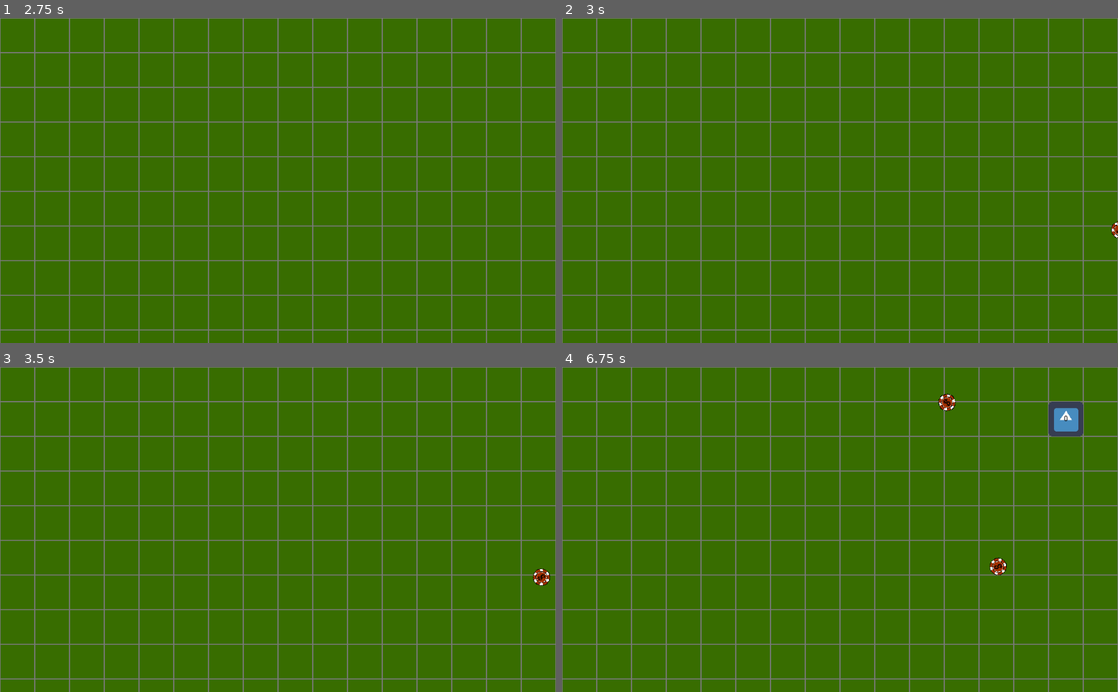
Above: before the commit, frames 1-4 (two rows, left to right).
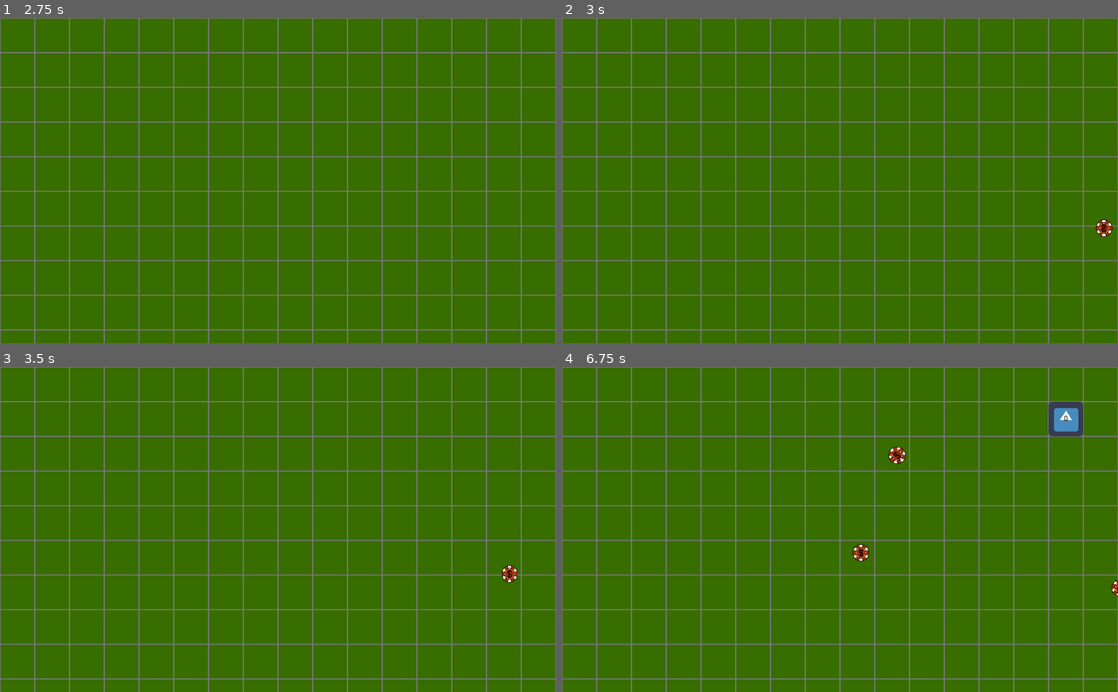
Above: after the commit, the same moments.

Repository: ConnorWhalen/gmtk2022
Game: Godot game, scene res://scenes/Main.tscn
Same seed, same stepped clock (60 frames per second), same inputs: the game is played once before the commit and once after it. The engine's default icon, where the game draws it, is replaced by a stand-in: a white triangle on a blue panel in a dark square.
Inputs:
- Up to frame 1 (2.75 s): tap Enter (ui_accept) at 0.5, 0.77, 1.25, 1.52, 2 s
- Up to frame 2 (3 s): tap Enter (ui_accept) at 2.75 s
- Up to frame 3 (3.5 s): tap Enter (ui_accept) at 3.02 s
- Up to frame 4 (6.75 s): tap Enter (ui_accept) at 3.77, 4.52, 6.02 s

Frame 1 is identical in both runs. In frame 2, 0.2% of the frame differs, in the area x 96-100%, y 61-68%; in frame 3, 0.3%; in frame 4, 0.6%, in the area x 52-100%, y 8-71%.

Commit message:
add spinning chips

Diff:
--- a/scenes/Chip.gd
+++ b/scenes/Chip.gd
@@ -3,12 +3,20 @@
 var SCREEN_HEIGHT = ProjectSettings.get_setting("display/window/size/height")
 var SCREEN_WIDTH = ProjectSettings.get_setting("display/window/size/width")
 
-export var SPEED = 1
+export var SPEED = 2
 export var BUFFER = 32
+
+enum ChipType {
+	ROTATE = 0,
+	SPIN = 1,
+	TYPE_max = 2
+}
 
 var dead: bool = false
 var direction: Vector2
+var chip_type
 var rng
+var elapsed = 0
 
 
 func _ready():
@@ -21,10 +29,18 @@
 	position = start_pos
 	direction = (end_pos - start_pos).normalized()
 
+	rng.randomize()
+	chip_type = ChipType.values()[rng.randi() % ChipType.TYPE_max]
+
 
 func _process(delta):
+	elapsed += delta
 	position += (direction * SPEED)
-	$Sprite.rotation_degrees += 1
+	match chip_type:
+		ChipType.ROTATE:
+			$Sprite.rotation_degrees += 1
+		ChipType.SPIN:
+			$Sprite.scale.x = cos(elapsed*6)
 	if (position.x < -BUFFER*2 or position.x > SCREEN_WIDTH + BUFFER*2 or
 		position.y < -BUFFER*2 or position.y > SCREEN_HEIGHT + BUFFER*2
 	):
